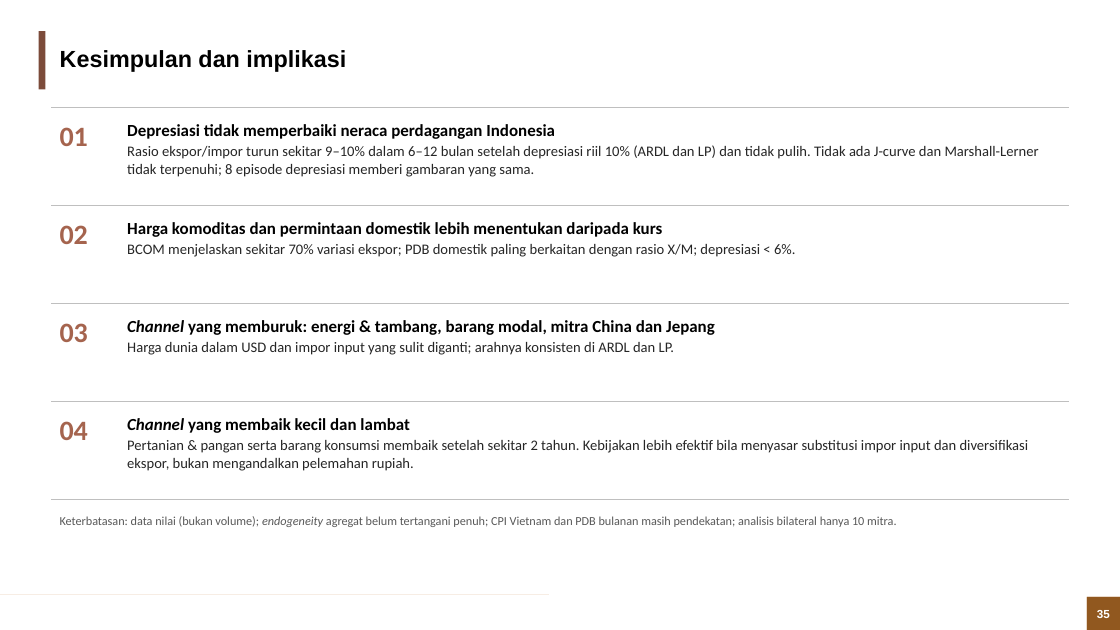
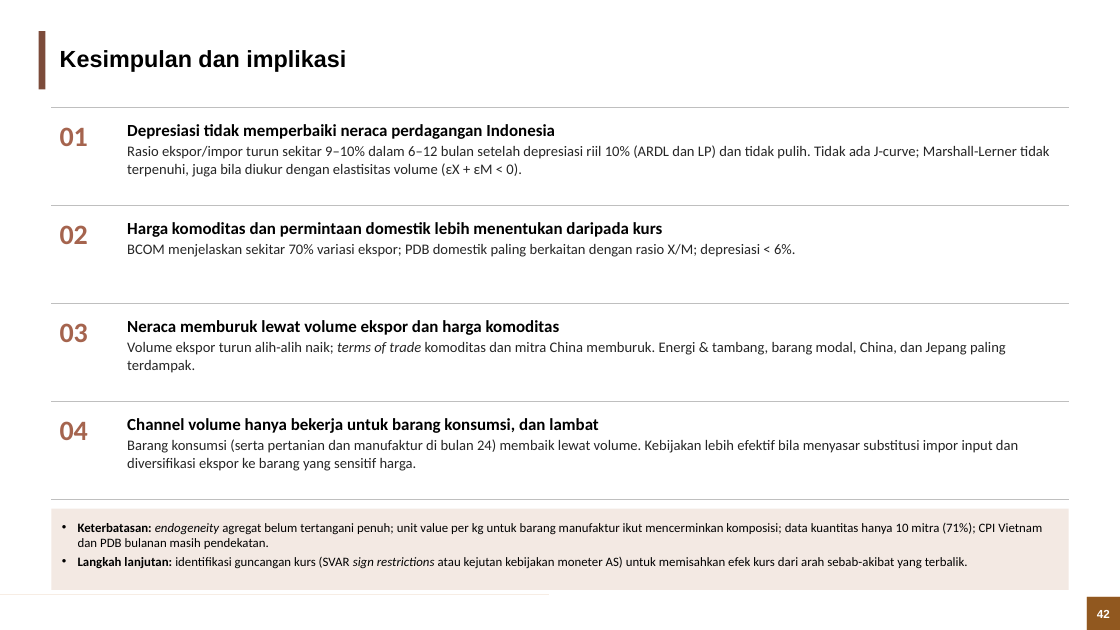
Before and after one commit to muhamadhaikal128/Pengaruh-Depresiasi-Rupiah-Terhadap-Trade-Balance, a slide deck: slide 42 of Haikal/output/3_ppt/Depresiasi_Rupiah_Trade_Balance.pptx (slide 35 before the commit). Drawn at 1120x630 pixels with LibreOffice and Linux fonts; fonts in the diff are those of the drawing; background and template pictures are left out. Boxes give left, top, right and bottom in pixels: in the first picture for what was removed or moved away, otherwise in the second. Text is boxed around its words. In the diff, an @@ line names an element or a change of style, - is before the commit and + after.

Commit message:
Haikal: dekomposisi harga vs volume (kuantitas HS-6), uji Marshall-Lerner dengan volume, PPT disusun ulang

```diff
--- a/Haikal/output/3_ppt/Depresiasi_Rupiah_Trade_Balance.pptx
+++ b/Haikal/output/3_ppt/Depresiasi_Rupiah_Trade_Balance.pptx
@@ text at <box>127,145,1049,177</box>: text changed @@
-Rasio ekspor/impor turun sekitar 9–10% dalam 6–12 bulan setelah depresiasi riil 10% (ARDL dan LP) dan tidak pulih. Tidak ada J-curve dan Marshall-Lerner tidak terpenuhi; 8 episode depresiasi memberi gambaran yang sama.
+Rasio ekspor/impor turun sekitar 9–10% dalam 6–12 bulan setelah depresiasi riil 10% (ARDL dan LP) dan tidak pulih. Tidak ada J-curve; Marshall-Lerner tidak terpenuhi, juga bila diukur dengan elastisitas volume (εX + εM < 0).
@@ text at <box>127,320,1006,373</box>: text changed @@
-Channel yang memburuk: energi & tambang, barang modal, mitra China dan Jepang
-Harga dunia dalam USD dan impor input yang sulit diganti; arahnya konsisten di ARDL dan LP.
+Neraca memburuk lewat volume ekspor dan harga komoditas
+Volume ekspor turun alih-alih naik; terms of trade komoditas dan mitra China memburuk. Energi & tambang, barang modal, China, dan Jepang paling terdampak.
@@ text at <box>127,418,1018,471</box>: text changed @@
-Channel yang membaik kecil dan lambat
-Pertanian & pangan serta barang konsumsi membaik setelah sekitar 2 tahun. Kebijakan lebih efektif bila menyasar substitusi impor input dan diversifikasi ekspor, bukan mengandalkan pelemahan rupiah.
+Channel volume hanya bekerja untuk barang konsumsi, dan lambat
+Barang konsumsi (serta pertanian dan manufaktur di bulan 24) membaik lewat volume. Kebijakan lebih efektif bila menyasar substitusi impor input dan diversifikasi ekspor ke barang yang sensitif harga.
@@ rectangle "Keterbatasan: endogeneity agregat belum tertangani ...": place and size @@
-rectangle "Keterbatasan: endogeneity agregat belum tertangani ..." at <box>60,516,896,527</box>
+rectangle "Keterbatasan: endogeneity agregat belum tertangani ..." at <box>51,509,1069,591</box>
@@ rectangle "Keterbatasan: endogeneity agregat belum tertangani ..." at <box>51,509,1069,591</box>: fill none to #F3E9E3 @@
@@ text in rectangle at <box>78,523,1042,569</box>: text changed; size 10.5 to 11 pt; text colour #595959 to #000000 @@
-Keterbatasan: data nilai (bukan volume); endogeneity agregat belum tertangani penuh; CPI Vietnam dan PDB bulanan masih pendekatan; analisis bilateral hanya 10 mitra.
+• Keterbatasan: endogeneity agregat belum tertangani penuh; unit value per kg untuk barang manufaktur ikut mencerminkan komposisi; data kuantitas hanya 10 mitra (71%); CPI Vietnam dan PDB bulanan masih pendekatan.
+• Langkah lanjutan: identifikasi guncangan kurs (SVAR sign restrictions atau kejutan kebijakan moneter AS) untuk memisahkan efek kurs dari arah sebab-akibat yang terbalik.
@@ page number at <box>1097,610,1110,618</box>: text changed @@
-35
+42
```
Also in this commit, not shown: 31 other slides changed, 13 slides added, 5 slides removed, 29 other files.
